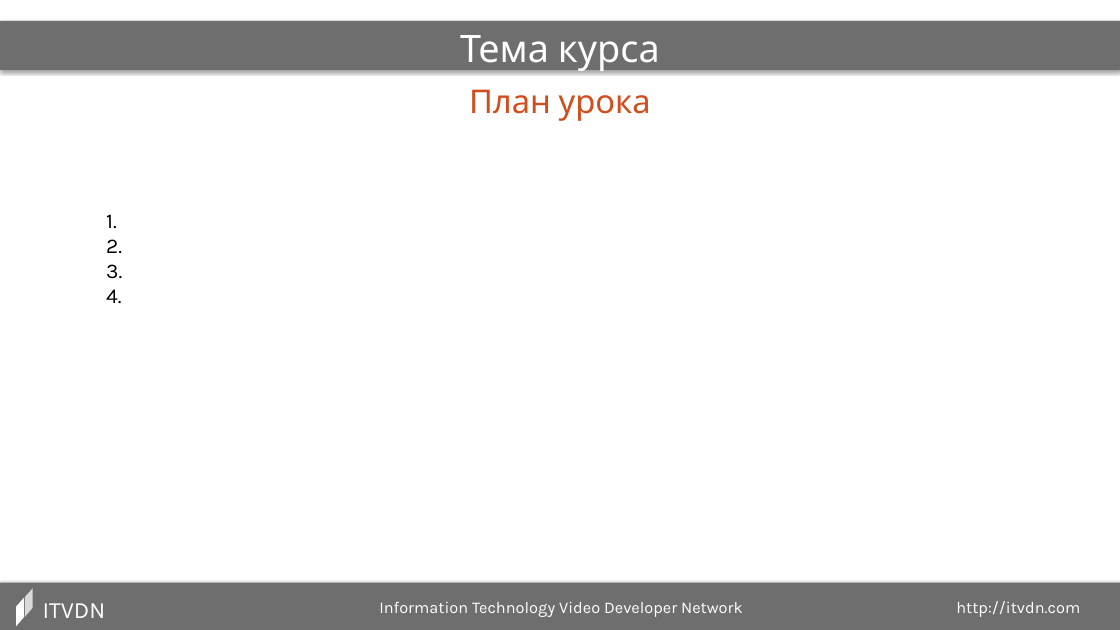
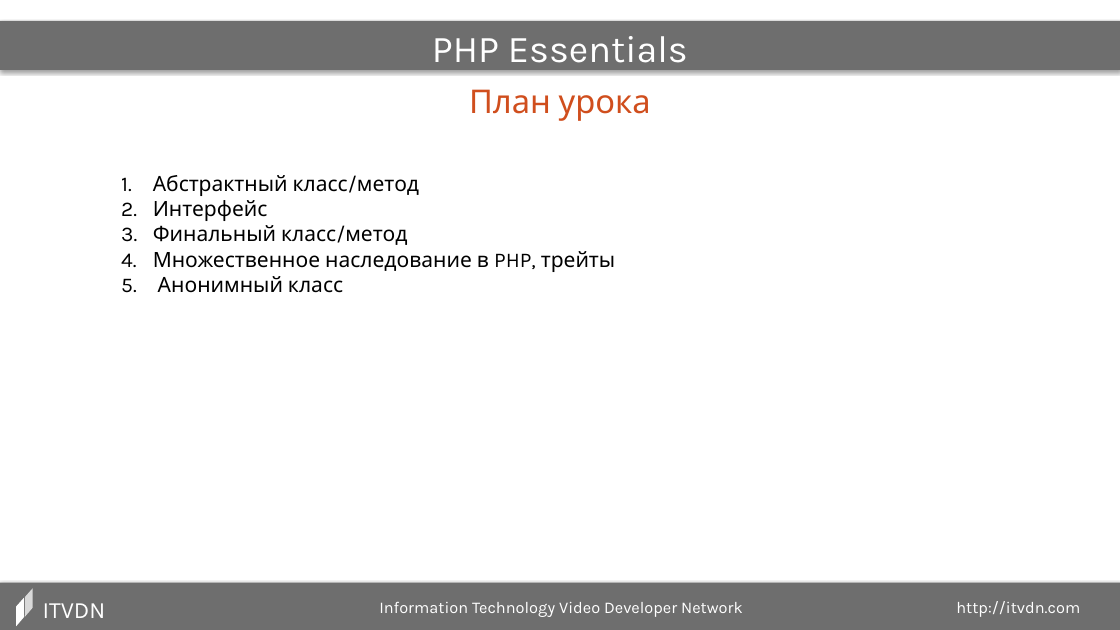
Before and after one commit to dozer111/itvdn, a slide deck: slide 4 of PHP Essentials/007_Особенности работы с классами/007_Особенности работы с классами (Презентация).pptx. Drawn at 1120x630 pixels with LibreOffice and Linux fonts; fonts in the diff are those of the drawing. Boxes give left, top, right and bottom in pixels: in the first picture for what was removed or moved away, otherwise in the second. Text is boxed around its words. In the diff, an @@ line names an element or a change of style, - is before the commit and + after.

```diff
--- a/PHP Essentials/007_Особенности работы с классами/007_Особенности работы с классами (Презентация).pptx
+++ b/PHP Essentials/007_Особенности работы с классами/007_Особенности работы с классами (Презентация).pptx
@@ text at (x1=432, y1=36, x2=688, y2=71): text changed @@
-Тема курса
+PHP Essentials
@@ text at (x1=153, y1=175, x2=615, y2=293): text changed @@
-1.
-2.
-3.
-4.
+1. Абстрактный класс/метод
+2. Интерфейс
+3. Финальный класс/метод
+4. Множественное наследование в PHP, трейты
+5. Анонимный класс
```
Also in this commit, not shown: 5 other slides changed, 5 slides added, 3 slides removed, 30 other files.
